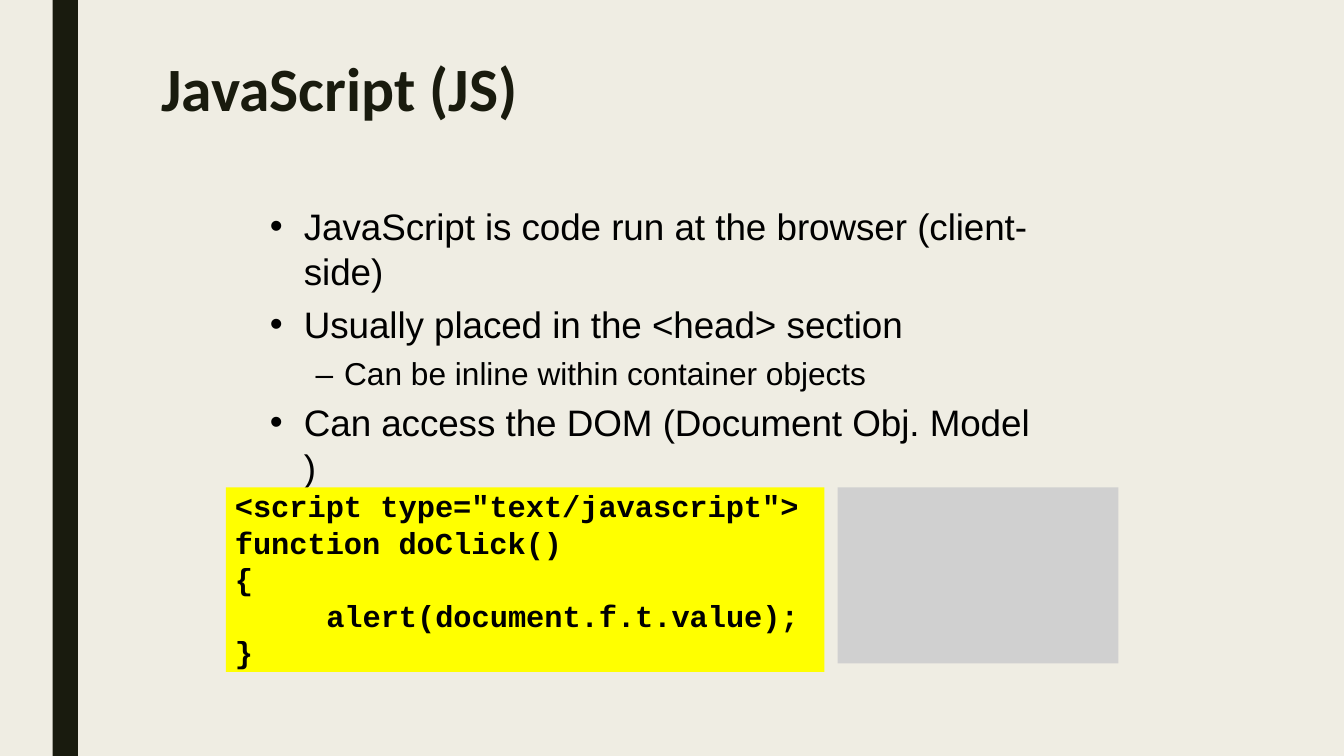
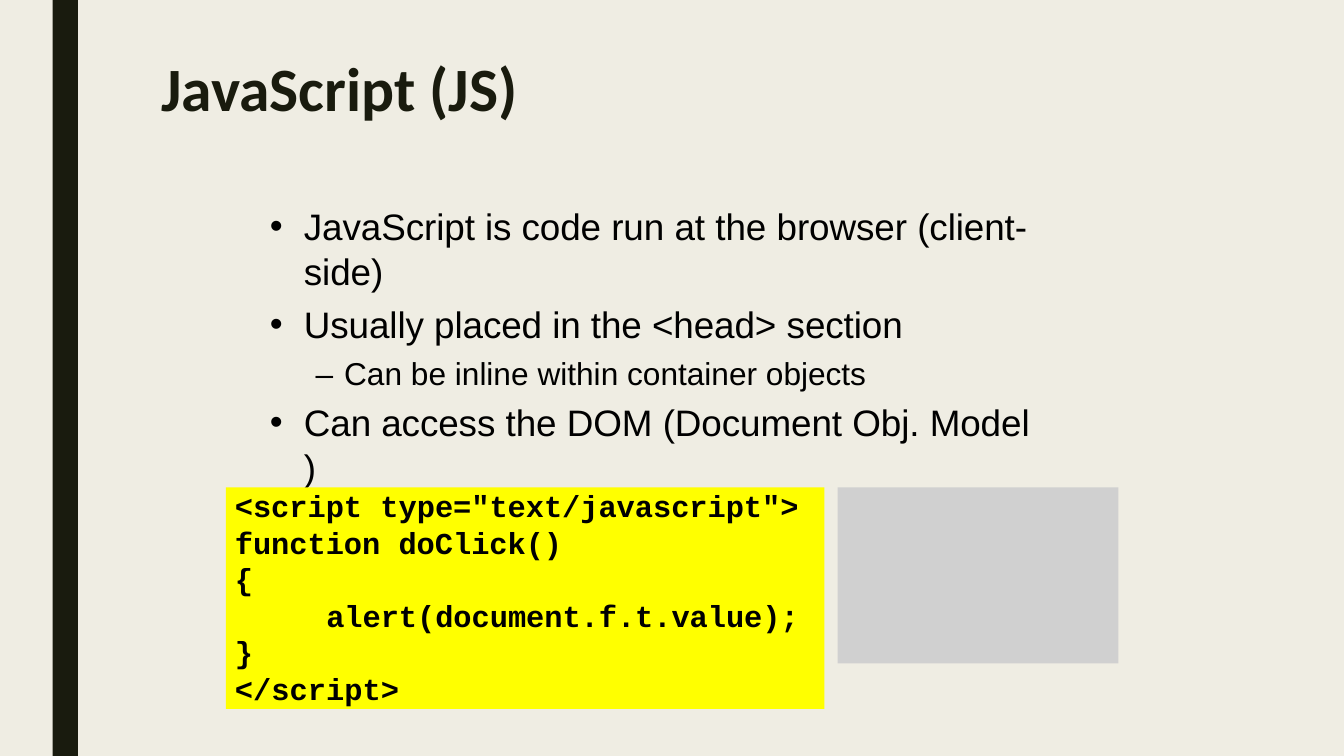
Before and after one commit to sayyidkhan/web_intro_2022, a slide deck: slide 5 of 3_JS.pptx. Drawn at 1344x756 pixels with LibreOffice and Linux fonts; fonts in the diff are those of the drawing; grey boxes stand for pictures. Boxes give left, top, right and bottom in pixels: in the first picture for what was removed or moved away, otherwise in the second. Text is boxed around its words. In the diff, an @@ line names an element or a change of style, - is before the commit and + after.

```diff
--- a/3_JS.pptx
+++ b/3_JS.pptx
@@ rectangle "<script type="text/javascript"> function doClick()": place and size @@
-rectangle "<script type="text/javascript"> function doClick()" at bbox=[226, 487, 825, 671]
+rectangle "<script type="text/javascript"> function doClick()" at bbox=[226, 487, 825, 709]
@@ text in rectangle at bbox=[235, 678, 399, 707]: paragraph added @@
+</script>
```
Also in this commit, not shown: 2 other files.
